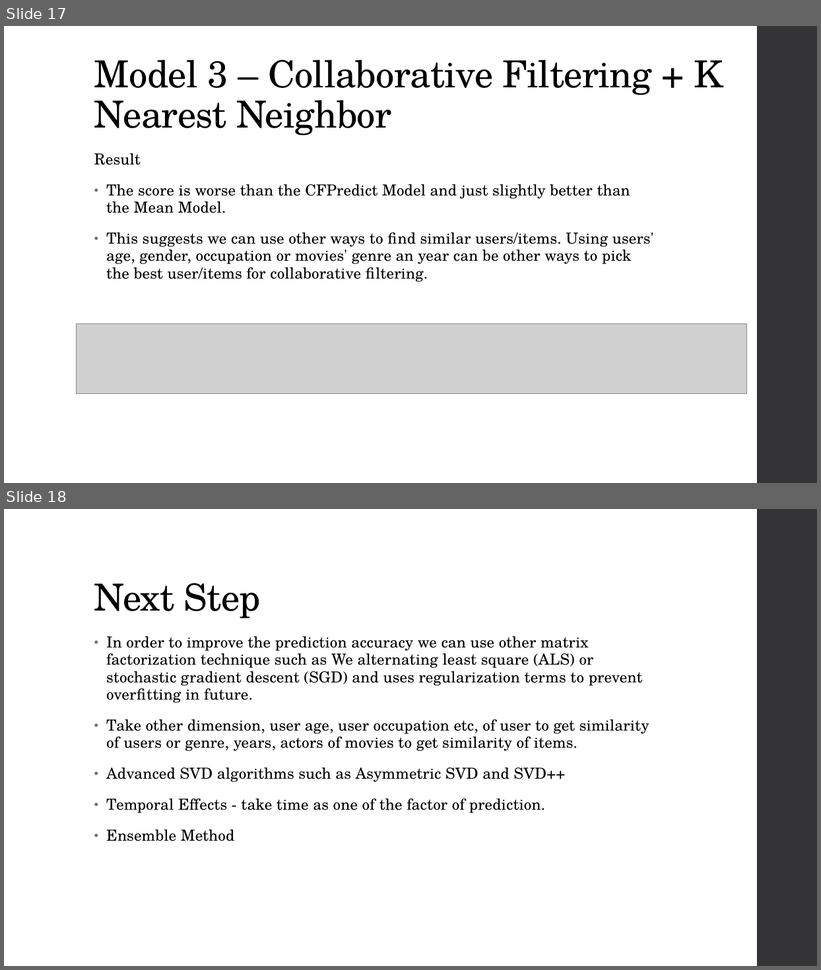
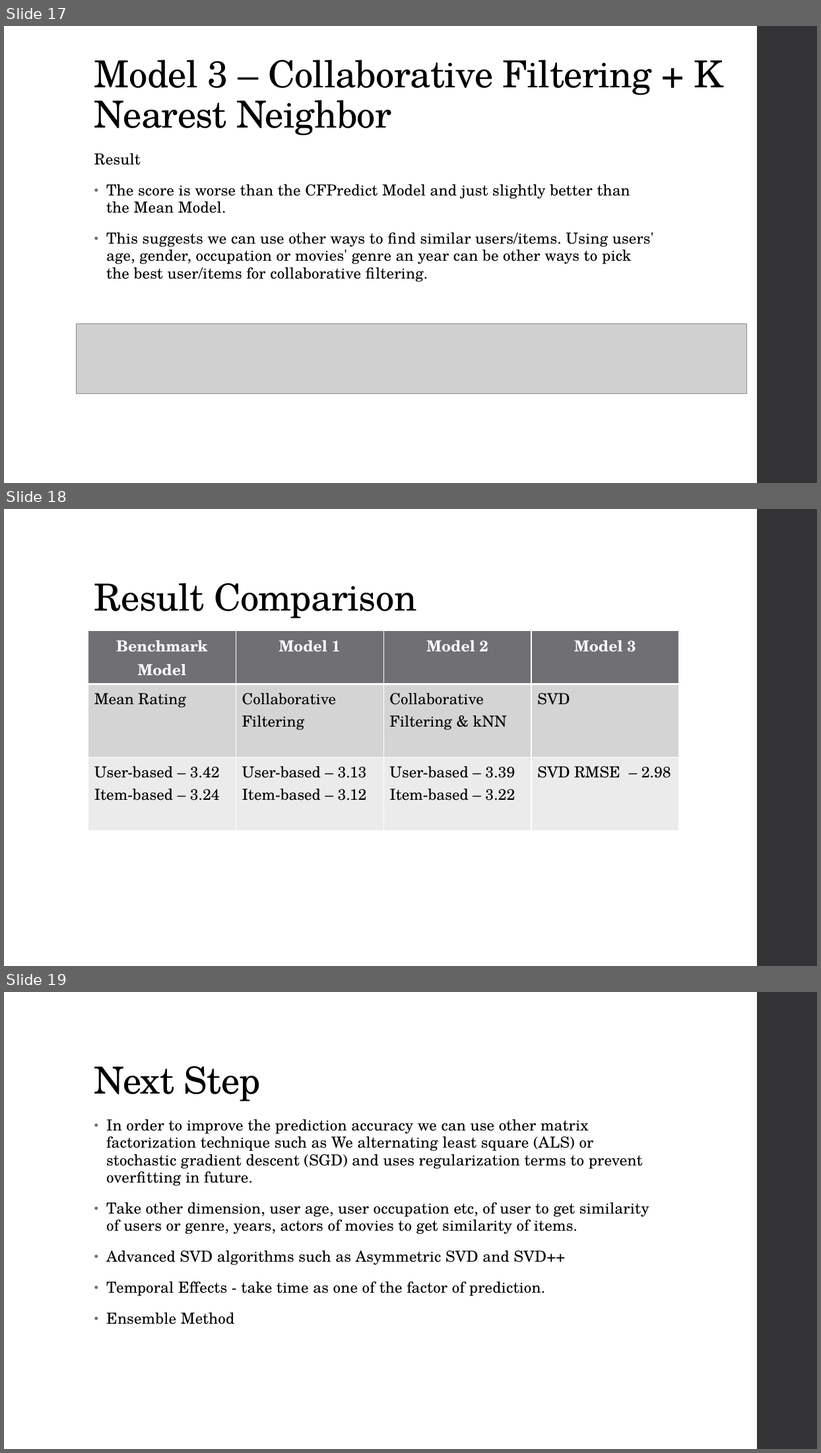
Before and after one commit to bbbbho/Springboard---Data-Science, a slide deck: Capstone - MovieLens/MovieLens Recommendation System.pptx. Shown one above the other, each under a label of ours: slides 17 and 18 before the commit, slides 17, 18 and 19 after it. The pictures are 821x970 and 821x1453 pixels, drawn with LibreOffice and Linux fonts; fonts in the diff are those of the drawing; grey boxes stand for pictures. Boxes give left, top, right and bottom in pixels: in the first picture for what was removed or moved away, otherwise in the second. Text is boxed around its words. In the diff, an @@ line names an element or a change of style, - is before the commit and + after.

```diff
--- a/Capstone - MovieLens/MovieLens Recommendation System.pptx
+++ b/Capstone - MovieLens/MovieLens Recommendation System.pptx
@@ slide 18 added at (4, 509, 817, 966), background #FFFFFF; not listed: 1 template element that a slide beside it also shows @@
@@ title added at (94, 583, 416, 619), 44 pt, text #000000 @@
+Result Comparison
@@ table added at (88, 631, 679, 803), 3 rows, 4 columns @@
+Benchmark Model | Model 1 | Model 2 | Model 3
+Mean Rating | Collaborative Filtering | Collaborative Filtering & kNN | SVD
+User-based – 3.42 / Item-based – 3.24 | User-based – 3.13 / Item-based – 3.12 | User-based – 3.39 / Item-based – 3.22 | SVD RMSE – 2.98
@@ what was slide 18 is now slide 19 @@
```
Also in this commit, not shown: 1 slide changed, 32 other files.
